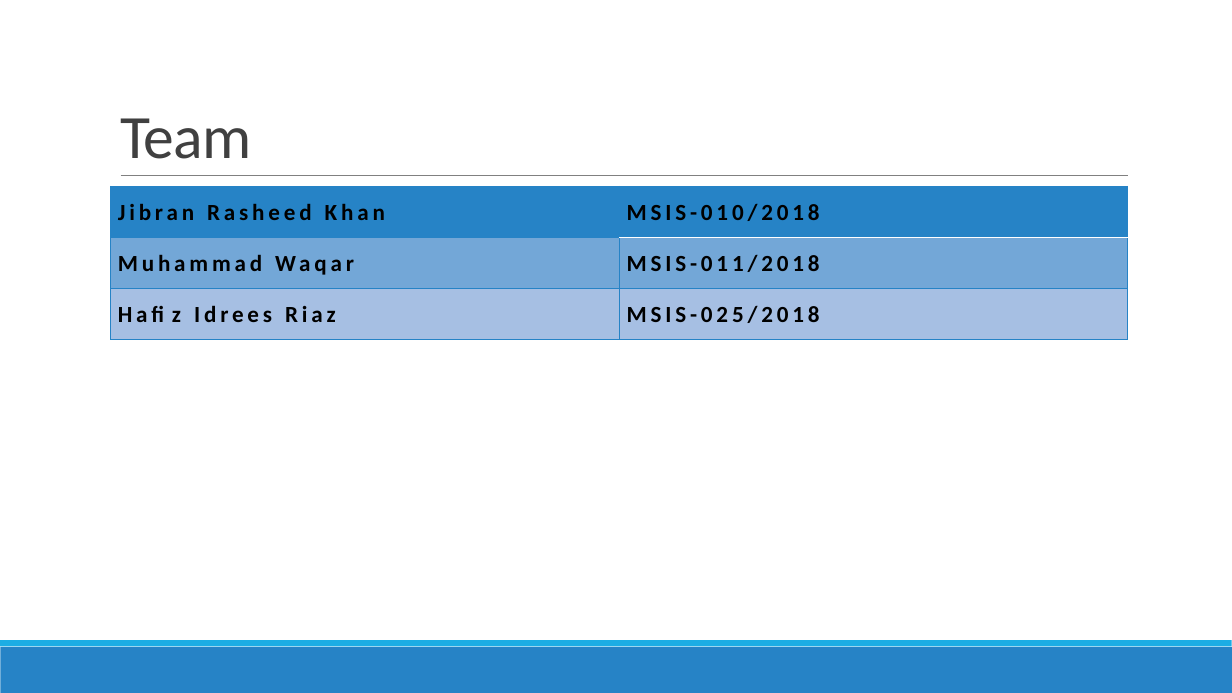
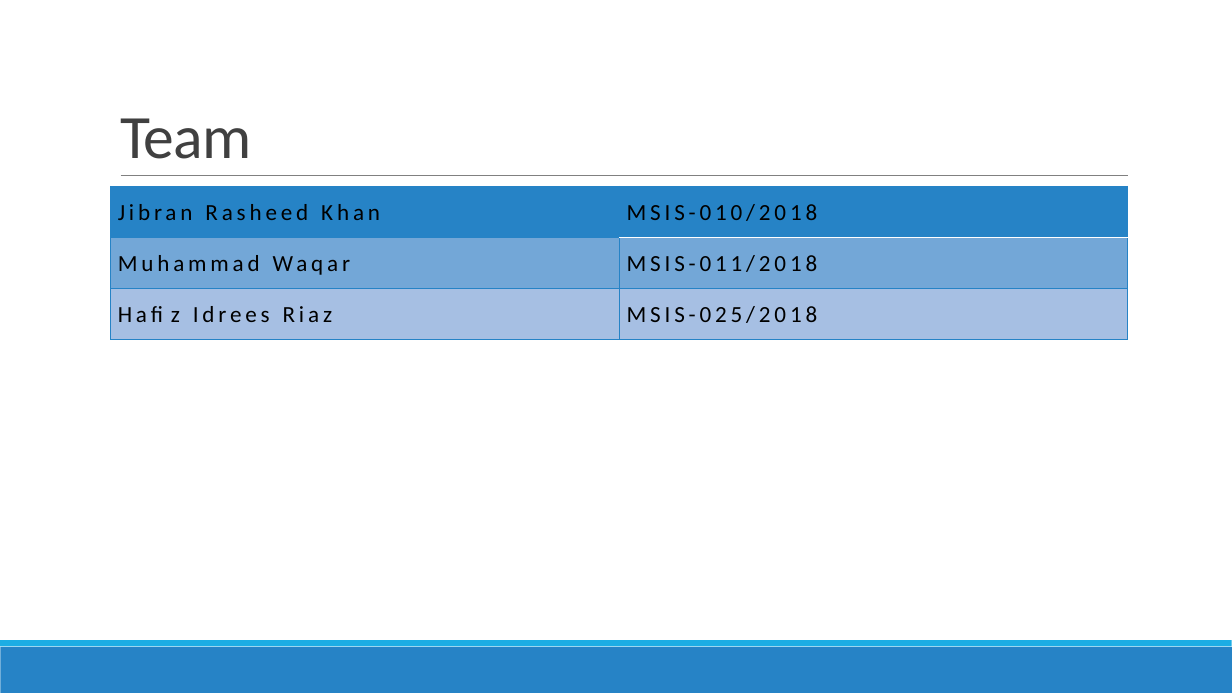
Before and after one commit to DistributedSystems-Fall2018-NEDUET/project-dist_sys, a slide deck: slide 3 of Project Interim Submission/Generic DS Framework.pptx. Drawn at 1232x693 pixels with LibreOffice and Linux fonts; fonts in the diff are those of the drawing. Boxes give left, top, right and bottom in pixels: in the first picture for what was removed or moved away, otherwise in the second. Text is boxed around its words. In the diff, an @@ line names an element or a change of style, - is before the commit and + after.

```diff
--- a/Project Interim Submission/Generic DS Framework.pptx
+++ b/Project Interim Submission/Generic DS Framework.pptx
@@ table at box(111, 187, 1128, 339) @@
@@ bold off @@
```
Also in this commit, not shown: 2 other slides changed.
